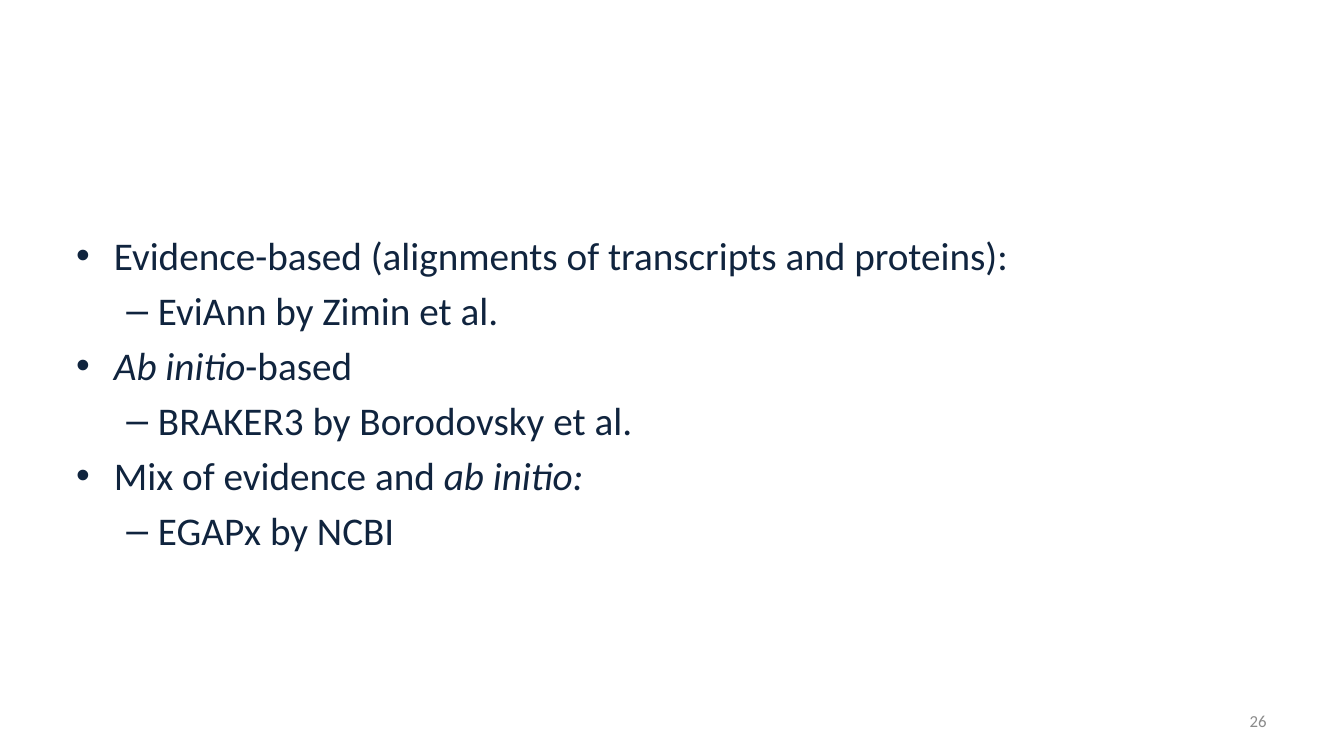
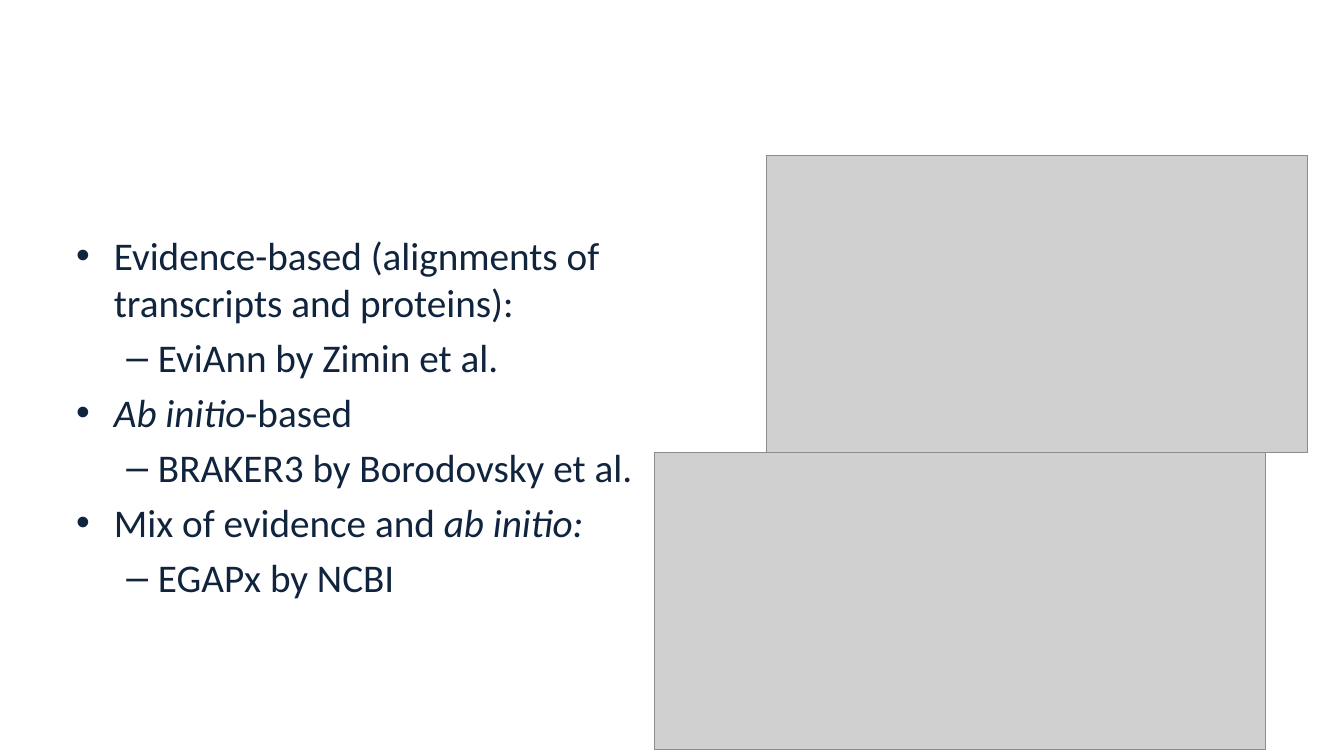
Before and after one commit to alekseyzimin/BME-Algorithms-for-Analysis-of-Genomic-Data, a slide deck: slide 26 of Lectures/Week 13 -- Genome Annotation Variant Calling Pan-genomes.pptx. Drawn at 1344x756 pixels with LibreOffice and Linux fonts; fonts in the diff are those of the drawing; grey boxes stand for pictures; background and template pictures are left out. Boxes give left, top, right and bottom in pixels: in the first picture for what was removed or moved away, otherwise in the second. Text is boxed around its words. In the diff, an @@ line names an element or a change of style, - is before the commit and + after.

```diff
--- a/Lectures/Week 13 -- Genome Annotation Variant Calling Pan-genomes.pptx
+++ b/Lectures/Week 13 -- Genome Annotation Variant Calling Pan-genomes.pptx
@@ picture added at bbox=[766, 155, 1308, 453] @@
@@ text "Evidence-based (alignments of transcripts and ..." rewrapped from bbox=[114, 241, 1008, 552] to bbox=[114, 241, 633, 599] @@
@@ picture added at bbox=[655, 453, 1266, 750] @@
```
Also in this commit, not shown: 7 other slides changed.
